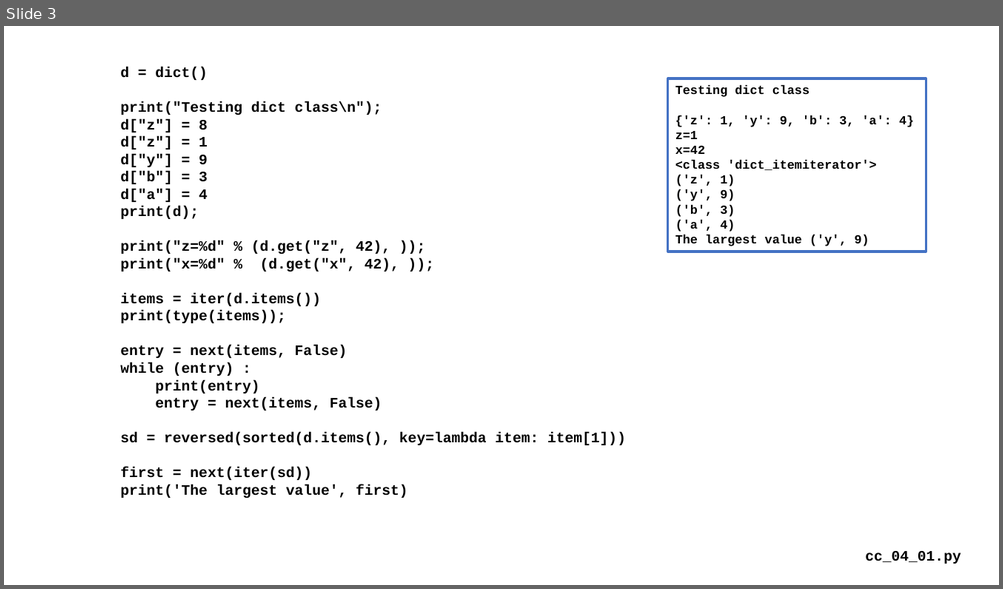
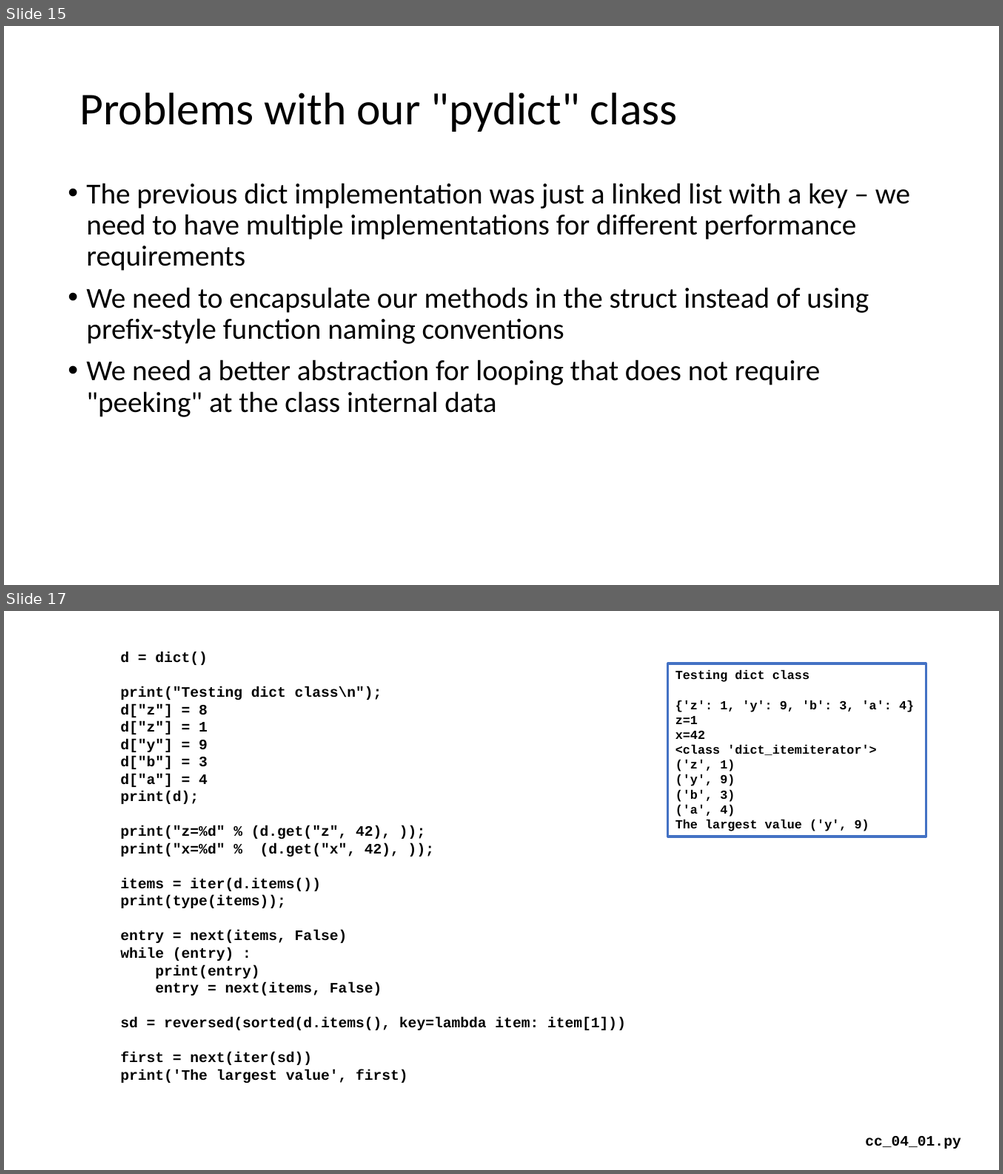
Before and after one commit to csev/cc4e, a slide deck: lectures/CC-04-Maps.pptx. Shown one above the other, each under a label of ours: slide 3 before the commit, slides 15 and 17 after it; the slides between them are not shown. The pictures are 1003x589 and 1003x1174 pixels, drawn with LibreOffice and Linux fonts; fonts in the diff are those of the drawing. Boxes give left, top, right and bottom in pixels: in the first picture for what was removed or moved away, otherwise in the second. Text is boxed around its words. In the diff, an @@ line names an element or a change of style, - is before the commit and + after.

```diff
--- a/lectures/CC-04-Maps.pptx
+++ b/lectures/CC-04-Maps.pptx
@@ slide 15 added at (4,26,999,585), background #FFFFFF @@
@@ title added at (79,93,677,132), 44 pt, text #000000 @@
+Problems with our "pydict" class
@@ text added at (86,183,910,417), 28 pt, text #000000 @@
+• The previous dict implementation was just a linked list with a key – we need to have multiple implementations for different performance requirements
+• We need to encapsulate our methods in the struct instead of using prefix-style function naming conventions
+• We need a better abstraction for looping that does not require "peeking" at the class internal data
@@ what was slide 3 is now slide 17 @@
```
Also in this commit, not shown: 2 slides changed, 14 other slides added, 1 slide removed, 7 other files.
